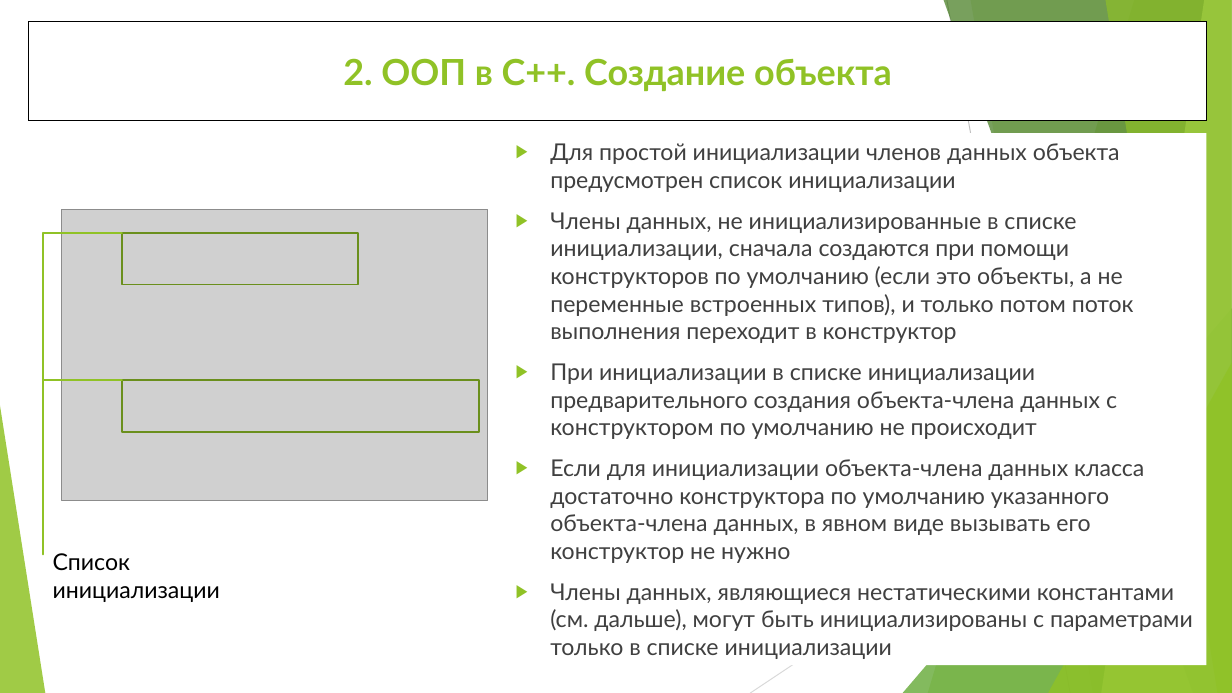
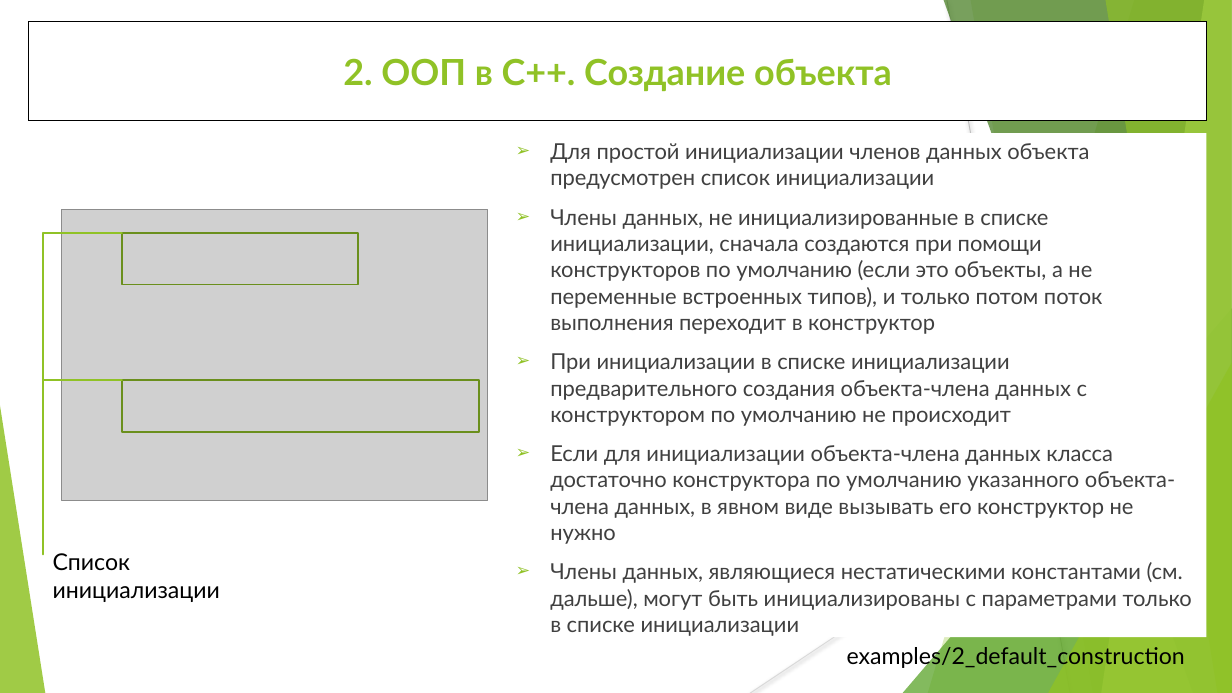
Before and after one commit to WhiteCatStudies/lectures, a slide deck: slide 23 of pt1/lectures/lecture1/lecture1.pptx. Drawn at 1232x693 pixels with LibreOffice and Linux fonts; fonts in the diff are those of the drawing; grey boxes stand for pictures. Boxes give left, top, right and bottom in pixels: in the first picture for what was removed or moved away, otherwise in the second. Text is boxed around its words. In the diff, an @@ line names an element or a change of style, - is before the commit and + after.

Commit message:
Part1 lecture1: example on initialization list. Example references in presentation

```diff
--- a/pt1/lectures/lecture1/lecture1.pptx
+++ b/pt1/lectures/lecture1/lecture1.pptx
@@ text "Для простой инициализации членов данных ..." resized from (x1=506, y1=133, x2=1207, y2=665) to (x1=506, y1=133, x2=1207, y2=638) @@
@@ text "Для простой инициализации членов данных ..." at (x1=506, y1=133, x2=1207, y2=638): size 18 to 17.1 pt; bullet ▶ to ➢ @@
@@ text added at (x1=847, y1=644, x2=1185, y2=670), 18 pt, text #000000 @@
+examples/2_default_construction
```
Also in this commit, not shown: 26 other slides changed, 3 other files.
